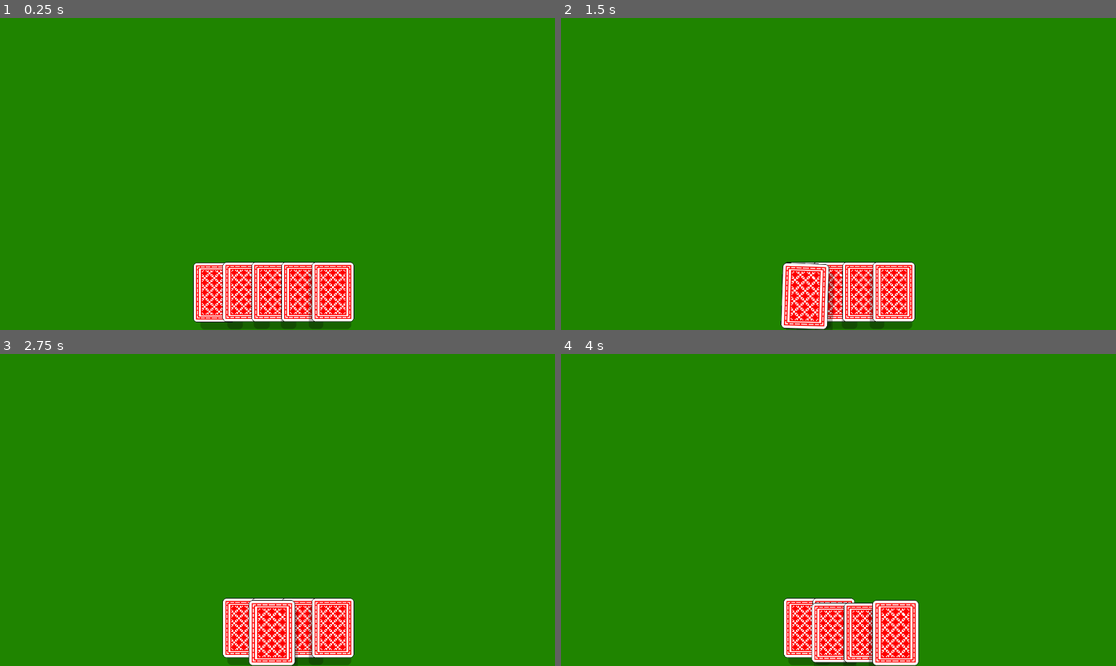
Above: before the commit, frames 1-4 (two rows, left to right).
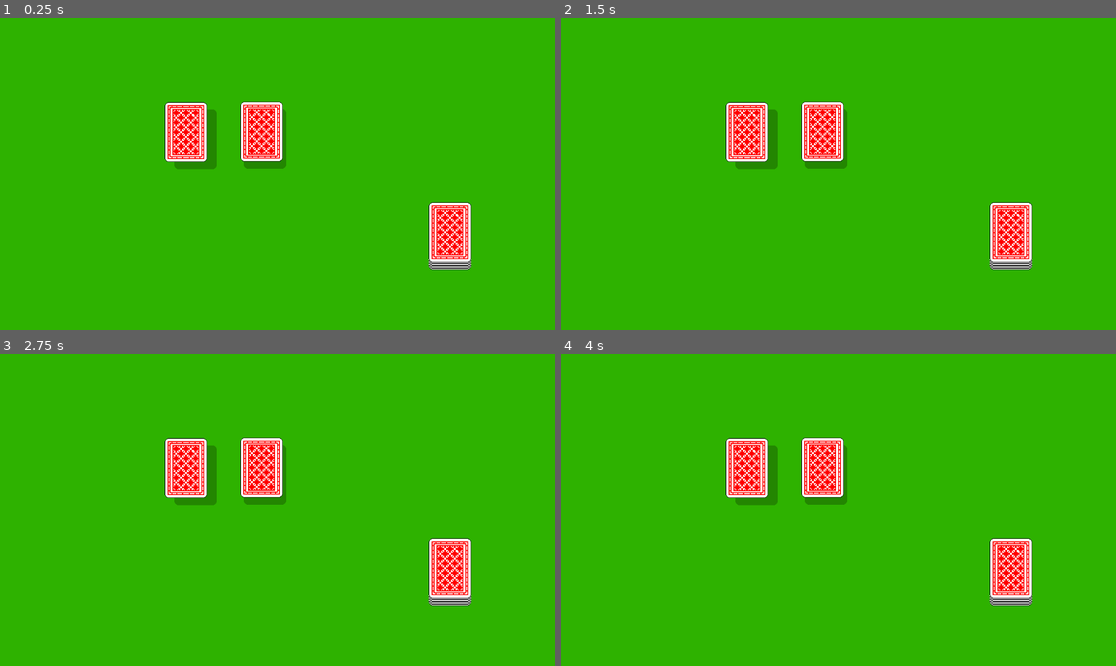
Above: after the commit, the same moments.

Repository: Dstough/card-game
Game: Godot game, scene res://scenes/Board.tscn
Two runs of this game, one before a commit and one after it. Both use one fixed random seed, a clock stepped at 60 frames per second and the inputs below.
Inputs (mouse positions are in pixels of both pictures, inside the frame that each line leads up to):
- Up to frame 1 (0.25 s): no input
- Up to frame 2 (1.5 s): click (777, 292) at 0.52 s; click (805, 292) at 1.27 s
- Up to frame 3 (2.75 s): click (271, 628) at 2.02 s
- Up to frame 4 (4 s): click (866, 628) at 2.77 s; click (894, 628) at 3.52 s

The runs differ from the first frame. In frame 1, 99% of the frame differs, in the area x 0-100%, y 0-100%; in frame 2, 99%; in frame 3, 99%; in frame 4, 99%.

Commit message:
got card to snap to base

Diff:
--- a/project.godot
+++ b/project.godot
@@ -18,3 +18,4 @@
 [autoload]
 
 GameManager="*res://scripts/GameManager.gd"
+Util="*res://scripts/util.gd"
--- a/scenes/Board.tscn
+++ b/scenes/Board.tscn
@@ -1,51 +1,60 @@
-[gd_scene load_steps=3 format=3 uid="uid://dukqqvem12jv7"]
+[gd_scene load_steps=6 format=3 uid="uid://dukqqvem12jv7"]
 
 [ext_resource type="PackedScene" uid="uid://dlpdrg1b1lu1a" path="res://scenes/card.tscn" id="1_47oex"]
+[ext_resource type="PackedScene" uid="uid://vgy2mptqjwcj" path="res://scenes/deck.tscn" id="1_ddkkv"]
+[ext_resource type="Shader" path="res://shaders/2d_perspective.gdshader" id="3_0r2xn"]
 
 [sub_resource type="CanvasTexture" id="CanvasTexture_tq3jf"]
 
-[node name="Board" type="Node2D"]
+[sub_resource type="ShaderMaterial" id="ShaderMaterial_bmjxm"]
+resource_local_to_scene = true
+shader = ExtResource("3_0r2xn")
+shader_parameter/fov = 90.0
+shader_parameter/cull_back = true
+shader_parameter/y_rot = 8.55e-06
+shader_parameter/x_rot = 8.55e-06
+shader_parameter/inset = 0.0
 
-[node name="TextureRect" type="TextureRect" parent="."]
-modulate = Color(0.409524, 0.832177, 0, 1)
-self_modulate = Color(0.298674, 0.620467, 0, 1)
-offset_right = 2293.0
-offset_bottom = 661.0
+[node name="Background" type="TextureRect"]
+self_modulate = Color(0.180392, 0.698039, 0, 1)
+anchors_preset = 15
+anchor_right = 1.0
+anchor_bottom = 1.0
+grow_horizontal = 2
+grow_vertical = 2
 texture = SubResource("CanvasTexture_tq3jf")
 
-[node name="Hand" type="Node" parent="."]
+[node name="Board" type="Node2D" parent="."]
 
-[node name="Card" parent="Hand" instance=ExtResource("1_47oex")]
+[node name="Hand" type="Node" parent="Board"]
+
+[node name="Card3" parent="Board/Hand" instance=ExtResource("1_47oex")]
 anchors_preset = 0
-offset_left = 401.0
-offset_top = 508.0
-offset_right = 489.0
-offset_bottom = 632.0
+offset_left = 499.0
+offset_top = 174.0
+offset_right = 587.0
+offset_bottom = 298.0
 
-[node name="Card2" parent="Hand" instance=ExtResource("1_47oex")]
+[node name="Deck" parent="." instance=ExtResource("1_ddkkv")]
+layout_mode = 0
+offset_left = 1326.0
+offset_top = 528.0
+offset_right = 1414.0
+offset_bottom = 652.0
+
+[node name="TextureRect" parent="Deck" index="0"]
+material = SubResource("ShaderMaterial_bmjxm")
+offset_left = -436.0
+offset_top = -145.0
+offset_right = -348.0
+offset_bottom = -5.0
+
+[node name="Base" parent="." instance=ExtResource("1_47oex")]
+layout_mode = 0
 anchors_preset = 0
-offset_left = 462.0
-offset_top = 507.0
-offset_right = 550.0
-offset_bottom = 631.0
+offset_left = 342.0
+offset_top = 175.0
+offset_right = 430.0
+offset_bottom = 299.0
 
-[node name="Card3" parent="Hand" instance=ExtResource("1_47oex")]
-anchors_preset = 0
-offset_left = 522.0
-offset_top = 507.0
-offset_right = 610.0
-offset_bottom = 631.0
-
-[node name="Card4" parent="Hand" instance=ExtResource("1_47oex")]
-anchors_preset = 0
-offset_left = 584.0
-offset_top = 507.0
-offset_right = 672.0
-offset_bottom = 631.0
-
-[node name="Card5" parent="Hand" instance=ExtResource("1_47oex")]
-anchors_preset = 0
-offset_left = 647.0
-offset_top = 507.0
-offset_right = 735.0
-offset_bottom = 631.0
+[editable path="Deck"]
--- a/scenes/card.tscn
+++ b/scenes/card.tscn
@@ -1,13 +1,18 @@
 [gd_scene load_steps=5 format=3 uid="uid://dlpdrg1b1lu1a"]
 
-[ext_resource type="Texture2D" uid="uid://c4a6otmqawo51" path="res://assets/Card_Back_Red.png" id="1_q2eq1"]
 [ext_resource type="Script" path="res://scripts/card.gd" id="1_q6g3j"]
-[ext_resource type="Texture2D" uid="uid://t80j0tamyix3" path="res://assets/Card_Shadow.png" id="2_hp3dw"]
 [ext_resource type="Material" uid="uid://bl4bs0vvvpve5" path="res://materials/2d_perspective.tres" id="3_qbut0"]
+[ext_resource type="Texture2D" uid="uid://t80j0tamyix3" path="res://assets/images/Card_Shadow.png" id="3_v4rcw"]
+[ext_resource type="Texture2D" uid="uid://c4a6otmqawo51" path="res://assets/images/Card_Back_Red.png" id="4_e0dwi"]
 
-[node name="Card" type="Button"]
+[node name="Base" type="TextureRect"]
+modulate = Color(0, 0.638955, 1.34766e-06, 1)
+anchors_preset = -1
+offset_right = 88.0
+offset_bottom = 124.0
+
+[node name="Card" type="Button" parent="."]
 self_modulate = Color(1, 1, 1, 0)
-anchors_preset = -1
 offset_right = 88.0
 offset_bottom = 124.0
 script = ExtResource("1_q6g3j")
@@ -15,21 +20,21 @@
 angle_x_max = 10.0
 angle_y_max = 10.0
 
-[node name="CardShadow" type="TextureRect" parent="."]
+[node name="CardShadow" type="TextureRect" parent="Card"]
 material = ExtResource("3_qbut0")
 layout_mode = 0
 offset_top = 15.0
 offset_right = 88.0
 offset_bottom = 139.0
-texture = ExtResource("2_hp3dw")
+texture = ExtResource("3_v4rcw")
 
-[node name="CardTexture" type="TextureRect" parent="."]
+[node name="CardTexture" type="TextureRect" parent="Card"]
 material = ExtResource("3_qbut0")
 layout_mode = 0
 offset_right = 88.0
 offset_bottom = 124.0
-texture = ExtResource("1_q2eq1")
+texture = ExtResource("4_e0dwi")
 
-[connection signal="gui_input" from="." to="." method="_on_gui_input"]
-[connection signal="mouse_entered" from="." to="." method="_on_mouse_entered"]
-[connection signal="mouse_exited" from="." to="." method="_on_mouse_exited"]
+[connection signal="gui_input" from="Card" to="Card" method="_on_gui_input"]
+[connection signal="mouse_entered" from="Card" to="Card" method="_on_mouse_entered"]
+[connection signal="mouse_exited" from="Card" to="Card" method="_on_mouse_exited"]
--- /dev/null
+++ b/scenes/deck.tscn
@@ -0,0 +1,18 @@
+[gd_scene load_steps=4 format=3 uid="uid://vgy2mptqjwcj"]
+
+[ext_resource type="Script" path="res://scripts/deck.gd" id="1_4tjjy"]
+[ext_resource type="Texture2D" uid="uid://bndq7o7ye1da3" path="res://assets/images/Card_Deck_Red_A.png" id="1_pg34h"]
+[ext_resource type="Material" uid="uid://bl4bs0vvvpve5" path="res://materials/2d_perspective.tres" id="2_svomq"]
+
+[node name="Deck" type="Button"]
+self_modulate = Color(1, 1, 1, 0)
+offset_right = 88.0
+offset_bottom = 124.0
+script = ExtResource("1_4tjjy")
+
+[node name="TextureRect" type="TextureRect" parent="."]
+material = ExtResource("2_svomq")
+layout_mode = 0
+offset_right = 88.0
+offset_bottom = 140.0
+texture = ExtResource("1_pg34h")
--- a/scripts/card.gd
+++ b/scripts/card.gd
@@ -15,6 +15,7 @@
 
 var card_texture: TextureRect
 var card_shadow: TextureRect
+var card_base: TextureRect
 
 var burning_material: Material
 
@@ -39,6 +40,7 @@
 func _ready():
 	card_texture = $CardTexture
 	card_shadow = $CardShadow
+	card_base = $".."
 
 	angle_x_max = deg_to_rad(angle_x_max)
 	angle_y_max = deg_to_rad(angle_y_max)
@@ -73,13 +75,14 @@
 #region handlers
 
 func handle_card_focus():
-	scale_to(scale_amount)
+
+	Util.scale_to(self, scale_amount)
 	z_index += 1
 
 
 func handle_card_blur():
 	tilt_to(0.0, 0.0)
-	scale_to(1)
+	Util.scale_to(self, 1)
 	z_index -= 1
 
 
@@ -107,7 +110,8 @@
 		self.get_parent().move_child(self, -1)
 	else:
 		following_mouse = false
-		lean_to(0)
+		Util.lean_to(self, 0)
+		Util.move_to(self, card_base.global_position)
 
 
 func handle_card_following_mouse():
@@ -117,7 +121,6 @@
 	var mouse_position = get_global_mouse_position()
 
 	global_position = mouse_position - (size / 2.0)
-	tilt_to(0.0, 0.0)
 
 
 func handle_card_tilting():
@@ -156,20 +159,6 @@
 
 #region utility
 
-func scale_to(_size):
-	if tween_hover and tween_hover.is_running():
-		tween_hover.kill()
-	tween_hover = create_tween().set_ease(Tween.EASE_OUT).set_trans(Tween.TRANS_ELASTIC)
-	tween_hover.tween_property(self, "scale", Vector2(_size, _size), 0.5)
-
-
-func lean_to(_angle):
-	if tween_tilt and tween_tilt.is_running():
-		tween_tilt.kill()
-
-	tween_tilt = create_tween().set_ease(Tween.EASE_IN_OUT).set_trans(Tween.TRANS_CUBIC)
-	tween_tilt.tween_property(self, "rotation", deg_to_rad(_angle), 0.3)
-
 
 func tilt_to(_angle_x, _angle_y):
 	if tween_rotation and tween_rotation.is_running():
@@ -192,6 +181,7 @@
 	tween_destroy = create_tween().set_ease(Tween.EASE_OUT).set_trans(Tween.TRANS_BACK)
 	tween_destroy.tween_property(burning_material, "shader_parameter/dissolve_value", 0.0, 2)
 	tween_destroy.tween_callback(queue_free)
+	tween_destroy.tween_callback(card_base.queue_free)
 
 
 #endregion
--- /dev/null
+++ b/scripts/deck.gd
@@ -0,0 +1,11 @@
+extends Button
+
+
+# Called when the node enters the scene tree for the first time.
+func _ready():
+	pass # Replace with function body.
+
+
+# Called every frame. 'delta' is the elapsed time since the previous frame.
+func _process(_delta):
+	pass
--- /dev/null
+++ b/scripts/util.gd
@@ -0,0 +1,22 @@
+extends Node
+
+
+func move_to(control: Control, location: Vector2):
+	var tween_movement = create_tween()
+	tween_movement.set_ease(Tween.EASE_IN_OUT)
+	tween_movement.set_trans(Tween.TRANS_CUBIC)
+	tween_movement.tween_property(control, "global_position", location, .25)
+
+
+func scale_to(control: Control, _size: float):
+	var tween_hover = create_tween()
+	tween_hover.set_ease(Tween.EASE_OUT)
+	tween_hover.set_trans(Tween.TRANS_ELASTIC)
+	tween_hover.tween_property(control, "scale", Vector2(_size, _size), 0.5)
+
+
+func lean_to(control: Control, _angle: float):
+	var tween_tilt = create_tween()
+	tween_tilt.set_ease(Tween.EASE_IN_OUT)
+	tween_tilt.set_trans(Tween.TRANS_CUBIC)
+	tween_tilt.tween_property(control, "rotation", deg_to_rad(_angle), 0.3)
Renamed: assets/Card_Back_Red.png -> assets/images/Card_Back_Red.png
Not shown, changed: assets/images/Card_Back_Red.png.import
Binary file added: assets/images/Card_Deck_Red_A.png
Not shown, added: assets/images/Card_Deck_Red_A.png.import
Renamed: assets/Card_Shadow.png -> assets/images/Card_Shadow.png
Not shown, changed: assets/images/Card_Shadow.png.import
